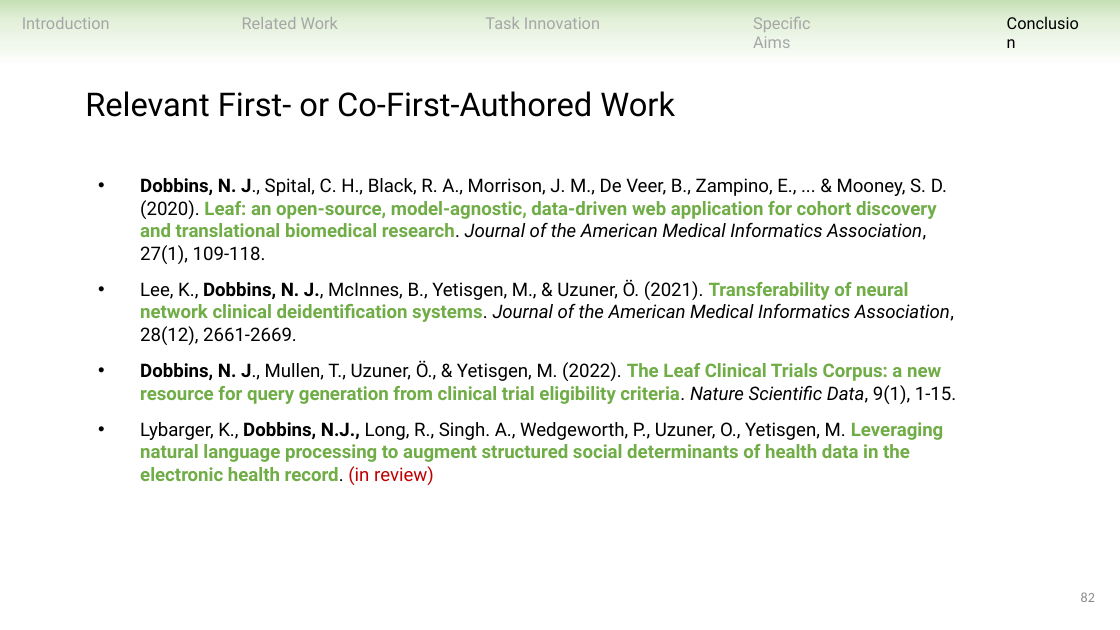
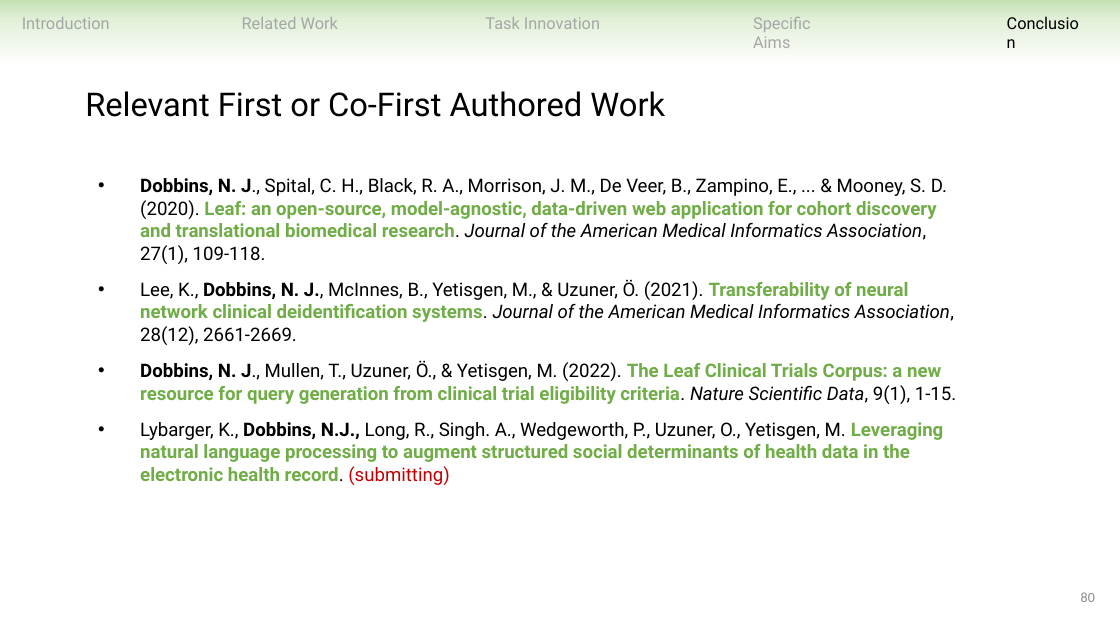
Before and after one commit to ndobb/dissertation, a slide deck: slide 80 of 4_general_exam/presentation/nic_dobbins_general_exam.pptx (slide 82 before the commit). Drawn at 1120x630 pixels with LibreOffice and Linux fonts; fonts in the diff are those of the drawing. Boxes give left, top, right and bottom in pixels: in the first picture for what was removed or moved away, otherwise in the second. Text is boxed around its words. In the diff, an @@ line names an element or a change of style, - is before the commit and + after.

```diff
--- a/4_general_exam/presentation/nic_dobbins_general_exam.pptx
+++ b/4_general_exam/presentation/nic_dobbins_general_exam.pptx
@@ text at <box>85,91,665,117</box>: text changed @@
-Relevant First- or Co-First-Authored Work
+Relevant First or Co-First Authored Work
@@ text at <box>140,422,943,485</box>: text changed @@
-• Lybarger, K., Dobbins, N.J., Long, R., Singh. A., Wedgeworth, P., Uzuner, O., Yetisgen, M. Leveraging natural language processing to augment structured social determinants of health data in the electronic health record. (in review)
+• Lybarger, K., Dobbins, N.J., Long, R., Singh. A., Wedgeworth, P., Uzuner, O., Yetisgen, M. Leveraging natural language processing to augment structured social determinants of health data in the electronic health record. (submitting)
@@ page number at <box>1081,592,1095,602</box>: text changed @@
-82
+80
```
Also in this commit, not shown: 49 other slides changed, 2 slides added, 4 slides removed.
